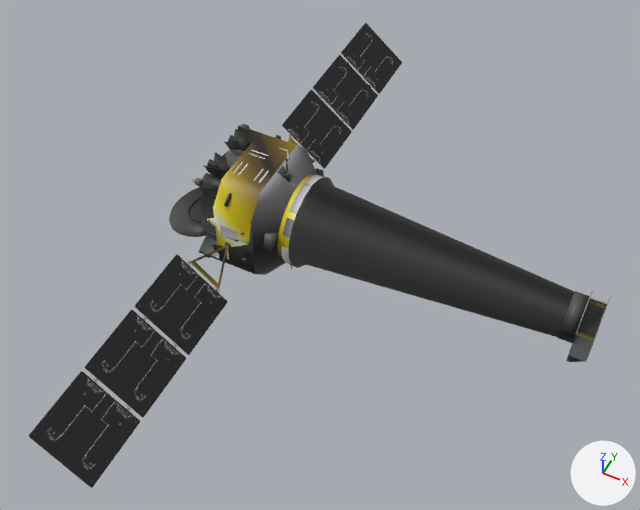
What one commit did to the glTF model site/models/chandra.glb.
Rendered twice from a 50 mm lens placed at (10.4, -16.5, 19.3), pointed at (2.6, -0.9, -0.2). The lights are fixed; the arrows at lower right show +X, +Y and +Z. The older version comes first. Where no turn or scale is listed for an object, it has been applied to the vertices.

Objects in the first picture: 'foil_gold', 'foil_silver', 'shiny_panel'.
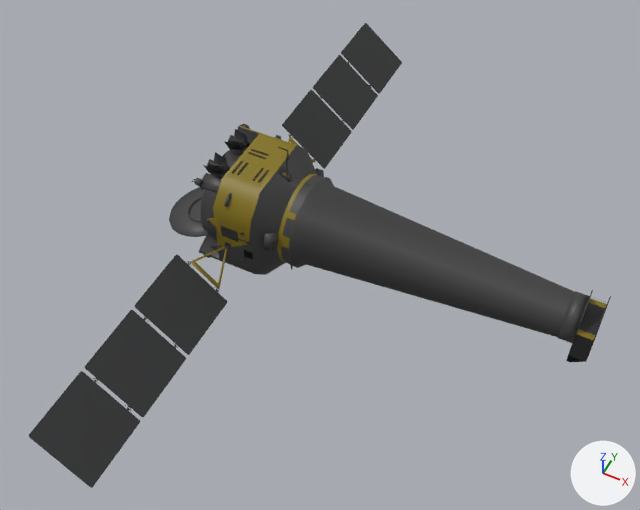
Where the change shows, as pixel boxes [x1, y1, x2, y2] in the pictures (640 x 510 px):
```json
{"object": "foil_silver", "change": "surface changed", "before": [169, 124, 589, 343], "after": [169, 124, 589, 343]}
{"object": "shiny_panel", "change": "surface changed", "before": [29, 23, 611, 488], "after": [29, 23, 611, 488]}
{"object": "foil_gold", "change": "surface changed", "before": [190, 126, 607, 340], "after": [190, 126, 607, 340]}
```

Scene script edits in JSON lines:
```json
{"op": "remove", "block": "mat_foil_gold", "code": "mat_foil_gold.texture = img_foil_gold_ramp"}
{"op": "add", "block": "mat_foil_gold", "code": "mat_foil_gold.base_color = (0.227, 0.168, 0.00439)  # yellow #83720e"}
{"op": "remove", "block": "mat_foil_silver", "code": "mat_foil_silver.texture = img_foil_silver_ramp"}
{"op": "add", "block": "mat_foil_silver", "code": "mat_foil_silver.base_color = (0.0497, 0.0497, 0.0497)  # dark grey #3f3f3f"}
{"op": "remove", "block": "mat_shiny_panel", "code": "mat_shiny_panel.texture = img_chandra_tex_01"}
{"op": "add", "block": "mat_shiny_panel", "code": "mat_shiny_panel.base_color = (0.0296, 0.0307, 0.0319)  # dark grey #303132"}
```
